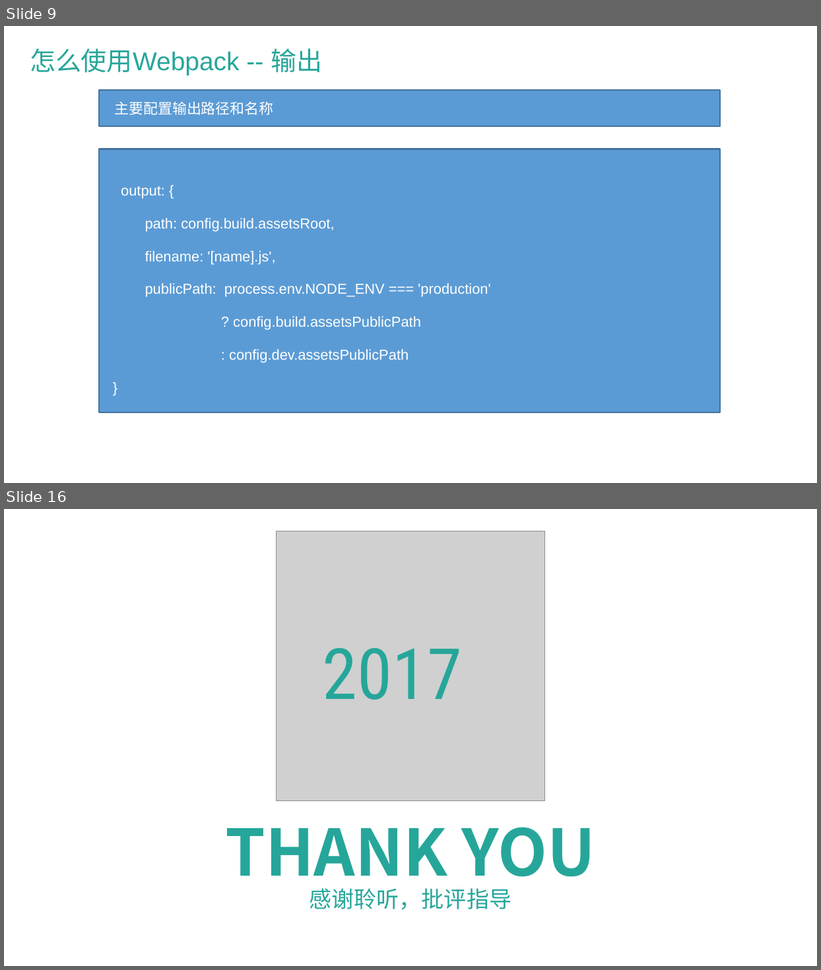
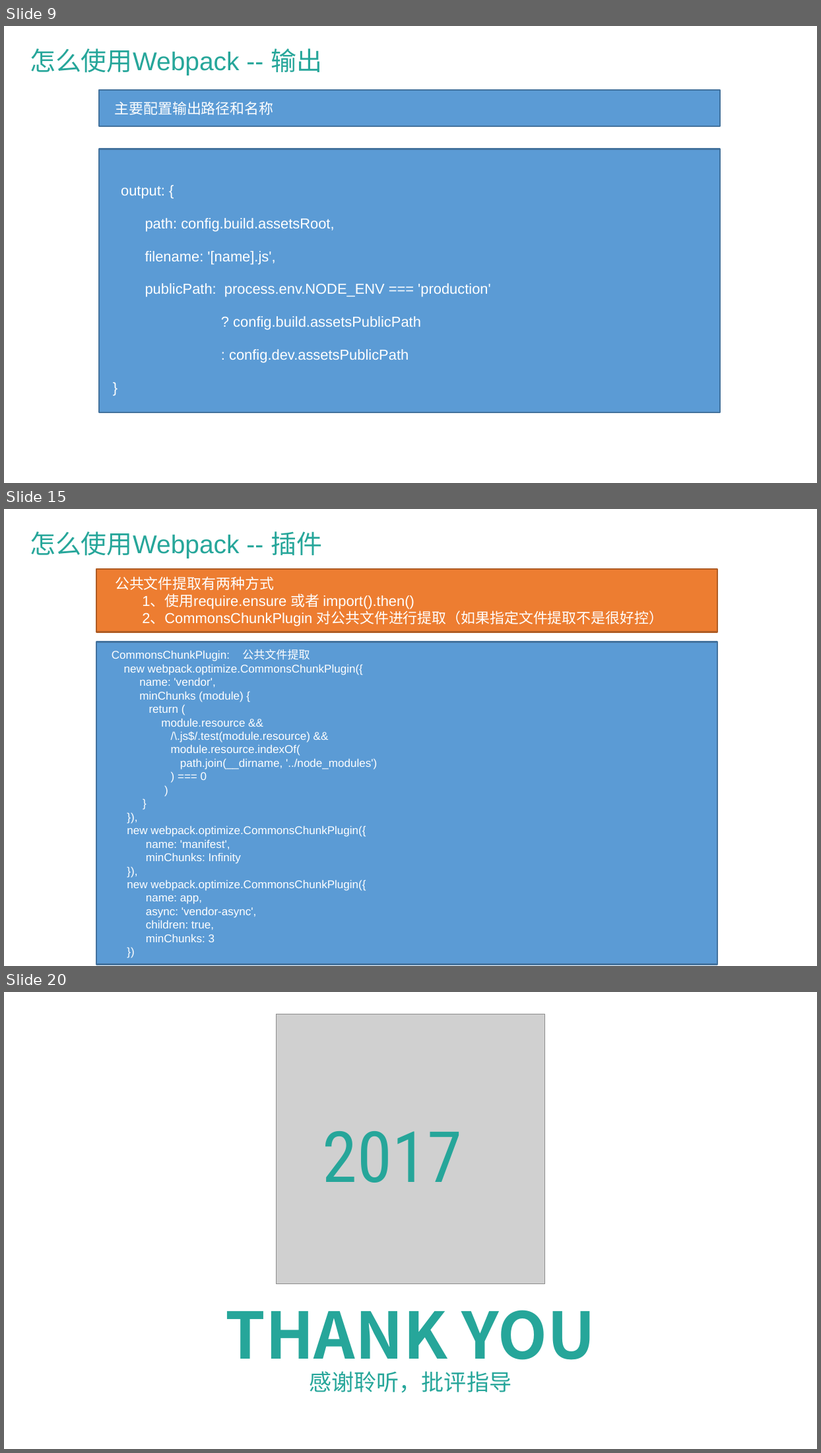
Before and after one commit to wangqiang66/webpack, a slide deck: Webpack简介.pptx. Shown one above the other, each under a label of ours: slides 9 and 16 before the commit, slides 9, 15 and 20 after it; the slides between them are not shown. The pictures are 821x970 and 821x1453 pixels, drawn with LibreOffice and Linux fonts; fonts in the diff are those of the drawing; grey boxes stand for pictures; background and template pictures are left out. Boxes give left, top, right and bottom in pixels: in the first picture for what was removed or moved away, otherwise in the second. Text is boxed around its words. In the diff, an @@ line names an element or a change of style, - is before the commit and + after.

```diff
--- a/Webpack简介.pptx
+++ b/Webpack简介.pptx
@@ slide 15 added at bbox=[4, 509, 817, 966], background picture (left out); not listed: 1 template element that a slide beside it also shows @@
@@ text added at bbox=[30, 531, 322, 559], 32 pt, text #26A69A @@
+怎么使用Webpack -- 插件
@@ rectangle added at bbox=[96, 569, 717, 632], fill #ED7D31, outline #AF5C24 2 pt, 18 pt, text #FFFFFF @@
+公共文件提取有两种方式
+1、使用require.ensure 或者 import().then()
+2、CommonsChunkPlugin 对公共文件进行提取（如果指定文件提取不是很好控）
@@ rectangle added at bbox=[96, 642, 717, 964], fill #5B9BD5, outline #43739E 2 pt, 14 pt, text #FFFFFF @@
+CommonsChunkPlugin: 公共文件提取
+new webpack.optimize.CommonsChunkPlugin({
+name: 'vendor',
+minChunks (module) {
+return (
+module.resource &&
+/\.js$/.test(module.resource) &&
+module.resource.indexOf(
+path.join(__dirname, '../node_modules')
+) === 0
+)
+}
+}),
+new webpack.optimize.CommonsChunkPlugin({
+name: 'manifest',
+minChunks: Infinity
+}),
+new webpack.optimize.CommonsChunkPlugin({
+name: app,
+async: 'vendor-async',
+children: true,
+minChunks: 3
+})
@@ what was slide 16 is now slide 20 @@
```
Also in this commit, not shown: 11 slides changed, 4 other slides added, 1 slide removed, 26 other files.
